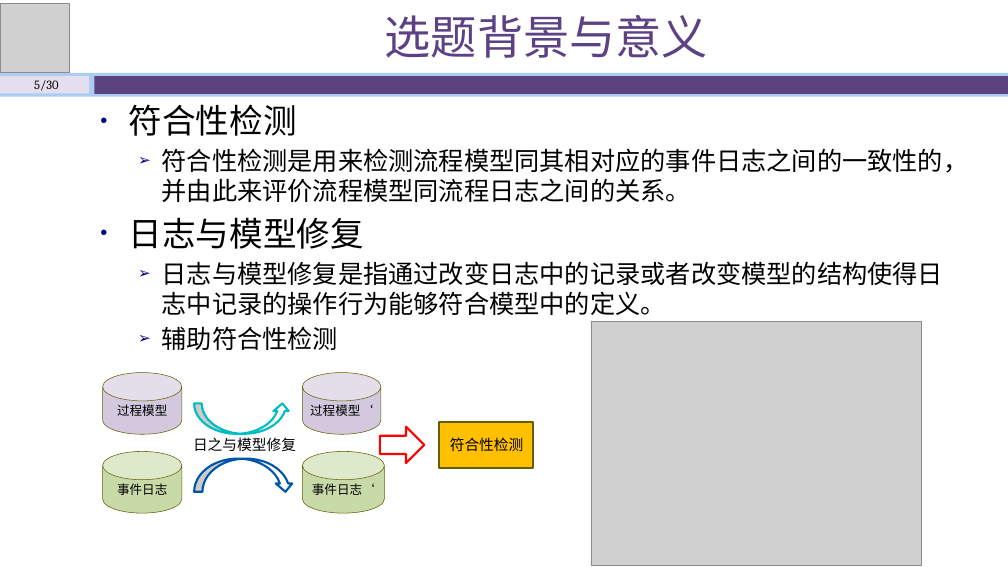
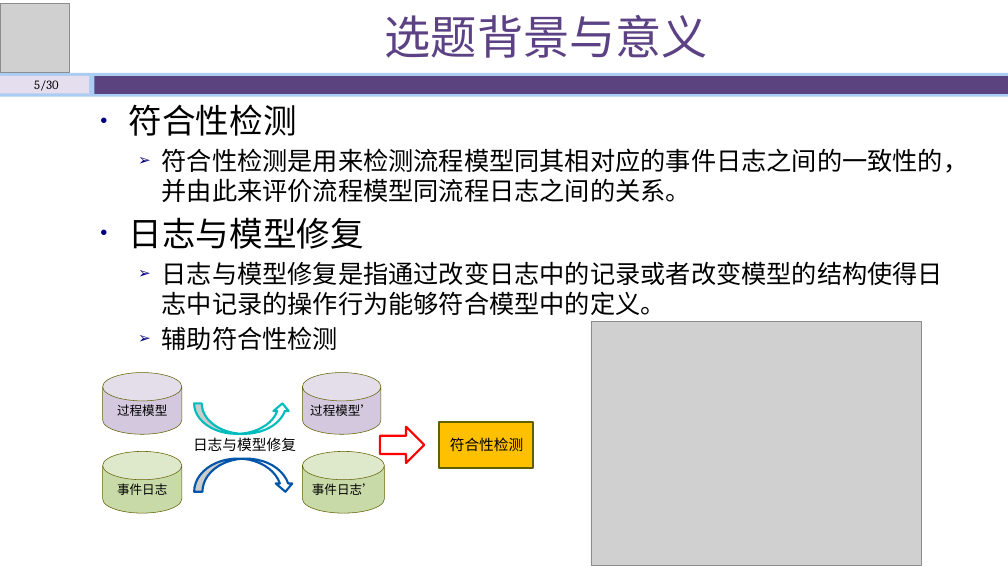
Before and after one commit to shawn47/0930, a slide deck: slide 5 of 开题答辩930.pptx. Drawn at 1008x567 pixels with LibreOffice and Linux fonts; fonts in the diff are those of the drawing; grey boxes stand for pictures. Boxes give left, top, right and bottom in pixels: in the first picture for what was removed or moved away, otherwise in the second. Text is boxed around its words. In the diff, an @@ line names an element or a change of style, - is before the commit and + after.

```diff
--- a/开题答辩930.pptx
+++ b/开题答辩930.pptx
@@ text in cylinder at (310,404,373,416): text changed @@
-过程模型‘
+过程模型’
@@ text at (193,437,296,451): text changed @@
-日之与模型修复
+日志与模型修复
@@ text in cylinder at (312,483,375,495): text changed @@
-事件日志‘
+事件日志’
```
Also in this commit, not shown: 12 other slides changed, 2 other files.
